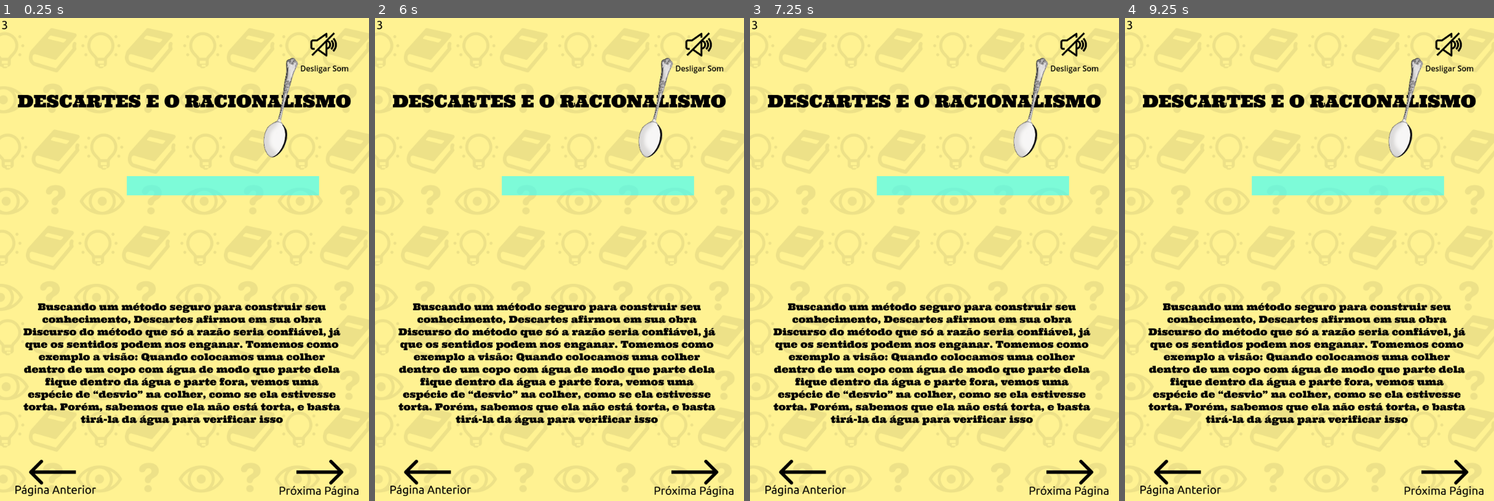
Above: before the commit, frames 1-4 (left to right).
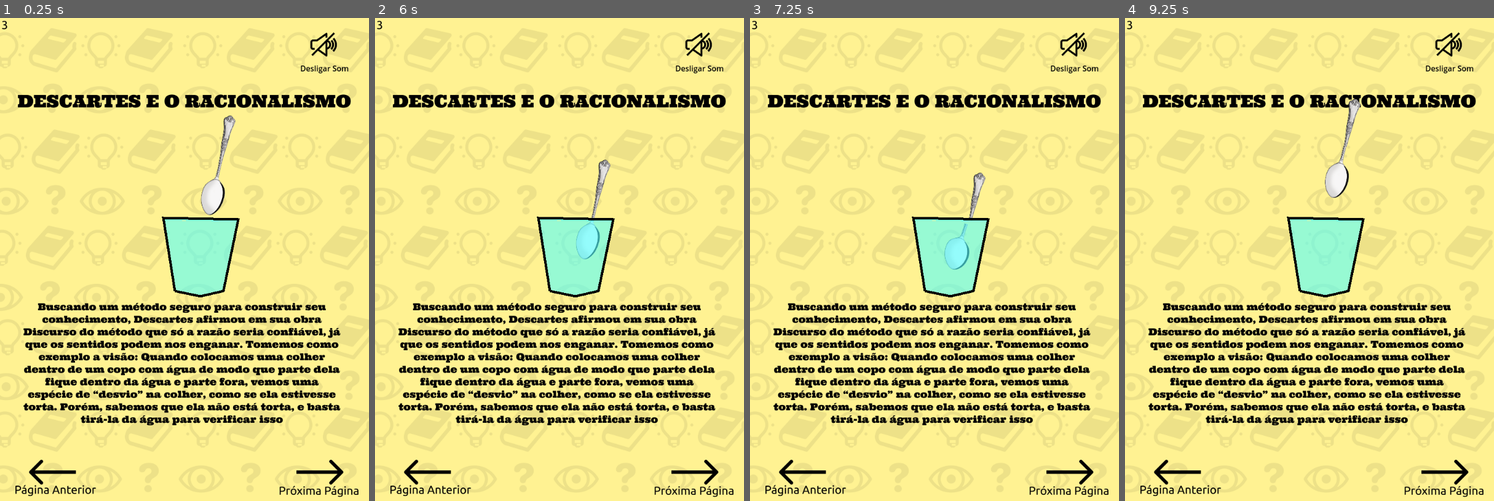
Above: after the commit, the same moments.

Repository: sandrovscarneiro/livro-interativo
Game: Godot game, scene res://cenas/pagina_3.tscn
Same seed, same stepped clock (60 frames per second), same inputs: the game is played once before the commit and once after it. This scene is started directly instead of the project's main scene. The engine's default icon, where the game draws it, is replaced by a stand-in: a white triangle on a blue panel in a dark square. Sound files missing from this copy of the repository are replaced by a short silence.
Inputs (mouse positions are in pixels of both pictures, inside the frame that each line leads up to):
- Up to frame 1 (0.25 s): no input
- Up to frame 2 (6 s): tap Enter at 0.5, 2, 3.5 s; move the mouse to (541, 360) at 0.52 s; click (541, 360) at 0.67 s; tap Space at 1.25, 2.75, 4.25 s; drag from (670, 336) to (541, 360) at 1.27 s; move the mouse to (448, 191) at 2.02 s; click (448, 191) at 2.17 s; drag from (577, 264) to (448, 191) at 2.77 s; move the mouse to (504, 138) at 3.52 s; click (504, 138) at 3.67 s; drag from (640, 240) to (504, 138) at 4.27 s; move the mouse to (485, 288) at 5.02 s; click (485, 288) at 5.17 s; drag from (596, 158) to (485, 288) at 5.77 s
- Up to frame 3 (7.25 s): move the mouse to (916, 360) at 6.52 s; click (916, 360) at 6.67 s
- Up to frame 4 (9.25 s): drag from (1420, 336) to (1291, 360) at 7.27 s; move the mouse to (1198, 191) at 8.02 s; click (1198, 191) at 8.17 s; drag from (1327, 264) to (1198, 191) at 8.77 s

The runs differ from the first frame. In frame 1, 5.9% of the frame differs, in the area x 34-87%, y 8-58%; in frame 2, 5.6%; in frame 3, 5.6%; in frame 4, 5.9%.

Commit message:
corrigindo a dobra da colher

Diff:
--- a/cenas/pagina_3.tscn
+++ b/cenas/pagina_3.tscn
@@ -53,7 +53,7 @@
 path_pag_anterior = "res://cenas/pagina_2.tscn"
 
 [node name="Colher" type="Sprite2D" parent="."]
-position = Vector2(599, 180.99998)
+position = Vector2(469, 301)
 scale = Vector2(1, 1.7656249)
 texture = ExtResource("11_le54s")
 
@@ -76,13 +76,28 @@
 region_rect = Rect2(0, 0, 600, 320)
 
 [node name="LinhaDaAgua" type="Node2D" parent="."]
-position = Vector2(264, 329)
-scale = Vector2(10, 1)
+position = Vector2(420.00003, 420)
+rotation = 0.017453292
+scale = Vector2(11, 1)
 
 [node name="ColorRect" type="ColorRect" parent="LinhaDaAgua"]
-offset_right = 40.0
-offset_bottom = 40.0
+offset_left = -7.181819
+offset_top = -2.0
+offset_right = 6.9181833
+offset_bottom = 2.0
+rotation = 0.017453292
 color = Color(0.20392157, 1, 1, 0.6392157)
+metadata/_edit_use_anchors_ = true
+
+[node name="Polygon2D" type="Polygon2D" parent="."]
+position = Vector2(214, 76)
+color = Color(0.3137255, 1, 1, 0.59607846)
+polygon = PackedVector2Array(150, 492, 203, 503, 251, 492, 279, 347, 202, 346, 129, 345)
+
+[node name="Line2D" type="Line2D" parent="Polygon2D"]
+points = PackedVector2Array(150, 492, 203, 503, 251, 492, 282, 343, 126, 340, 150, 492)
+width = 5.0
+default_color = Color(0, 0, 0, 1)
 
 [connection signal="pressed" from="btn_prox_pagina" to="btn_prox_pagina" method="_on_pressed"]
 [connection signal="pressed" from="btn_som" to="btn_som" method="_on_pressed"]
--- a/scripts/pagina_3.gd
+++ b/scripts/pagina_3.gd
@@ -53,11 +53,11 @@
 	# Y real da parte de baixo
 	var y_fundo: float = fundo.global_position.y
 
-	var submerso := y_fundo > y_agua
+	var submerso := y_fundo - fundo.get_rect().size.y * fundo.scale.y / 2.0 >= y_agua
 
 	if submerso:
 		# DESLOCAMENTO LEVE APENAS NO X
-		fundo.position.x = lerp(fundo.position.x, pos_normal_x_fundo -18.0, 0.1)
+		fundo.position.x = lerp(fundo.position.x, pos_normal_x_fundo -12.0, 0.1)
 
 		# PEQUENA rotação adicional
 		fundo.rotation = lerp(fundo.rotation, rotacao_normal_fundo + deg_to_rad(8), 0.1)
